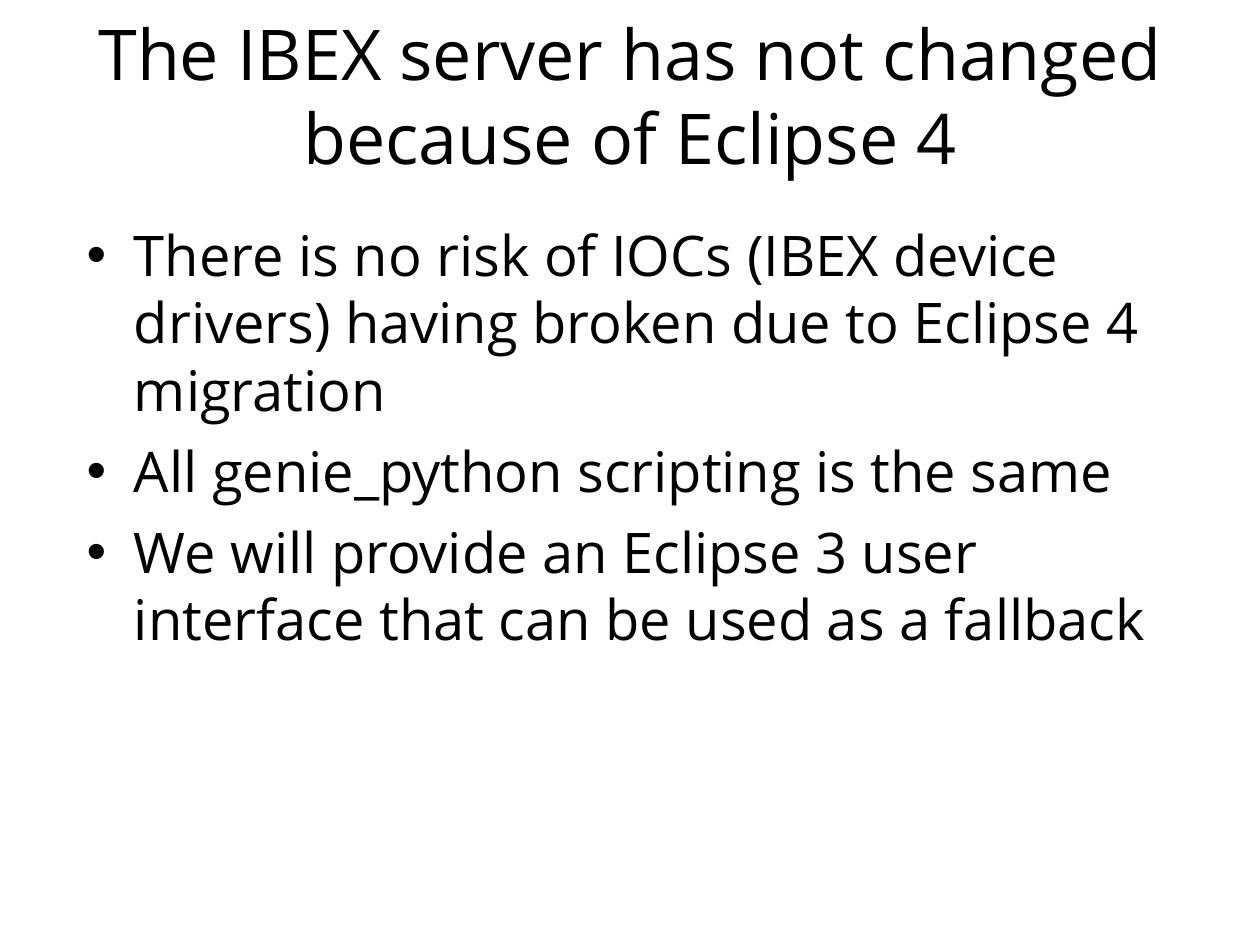
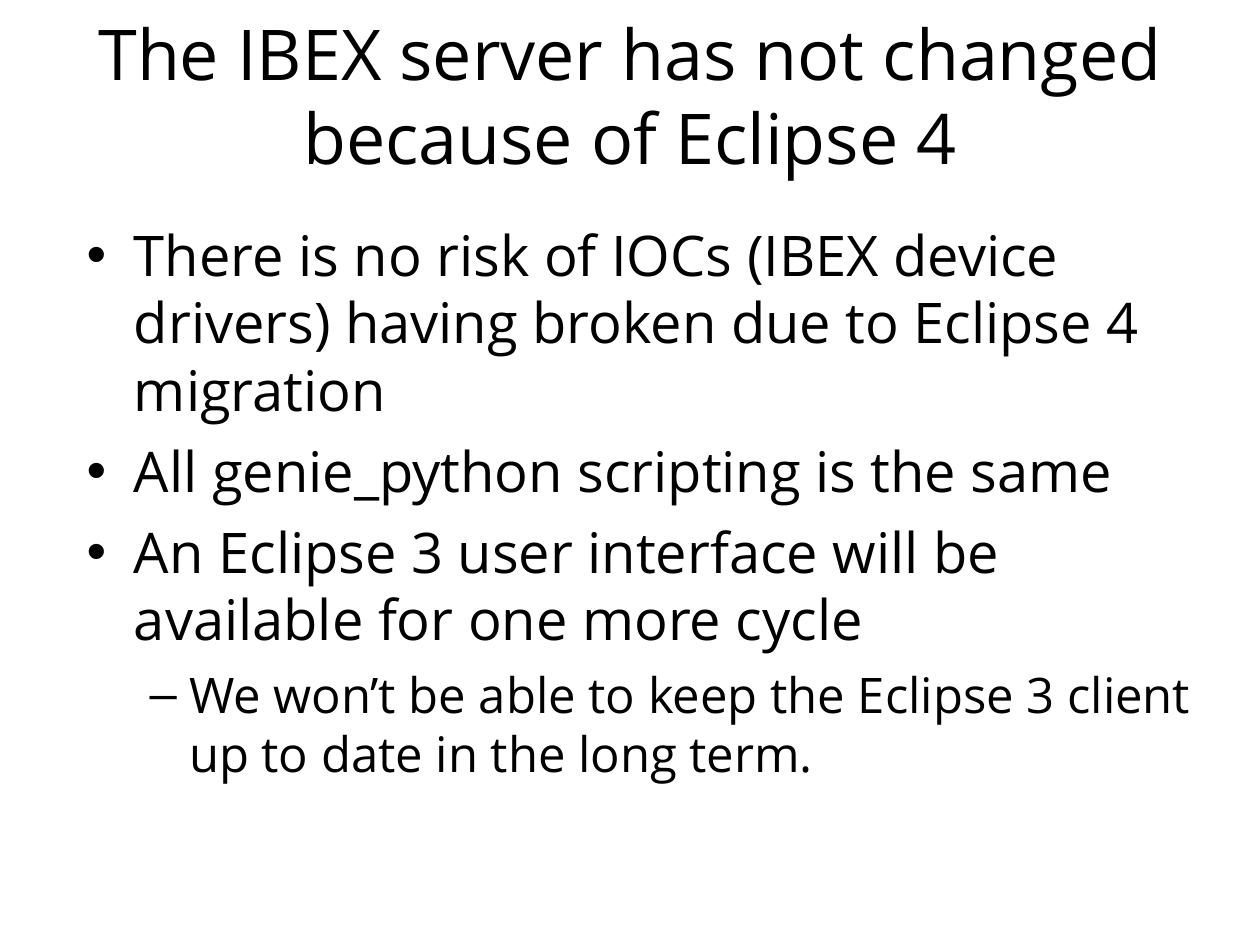
Before and after one commit to ISISComputingGroup/ibex_user_manual, a slide deck: slide 5 of eclipse_4_changes.ppt. Drawn at 1260x945 pixels with LibreOffice and Linux fonts; fonts in the diff are those of the drawing; background and template pictures are left out. Boxes give left, top, right and bottom in pixels: in the first picture for what was removed or moved away, otherwise in the second. Text is boxed around its words. In the diff, an @@ line names an element or a change of style, - is before the commit and + after.

```diff
--- a/eclipse_4_changes.ppt
+++ b/eclipse_4_changes.ppt
@@ text at box(134, 530, 1190, 784): text changed; size 32 to 28 pt @@
-• We will provide an Eclipse 3 user interface that can be used as a fallback
+• An Eclipse 3 user interface will be available for one more cycle
+  – We won’t be able to keep the Eclipse 3 client up to date in the long term.
```
Also in this commit, not shown: 7 other slides changed, 1 slide removed.
